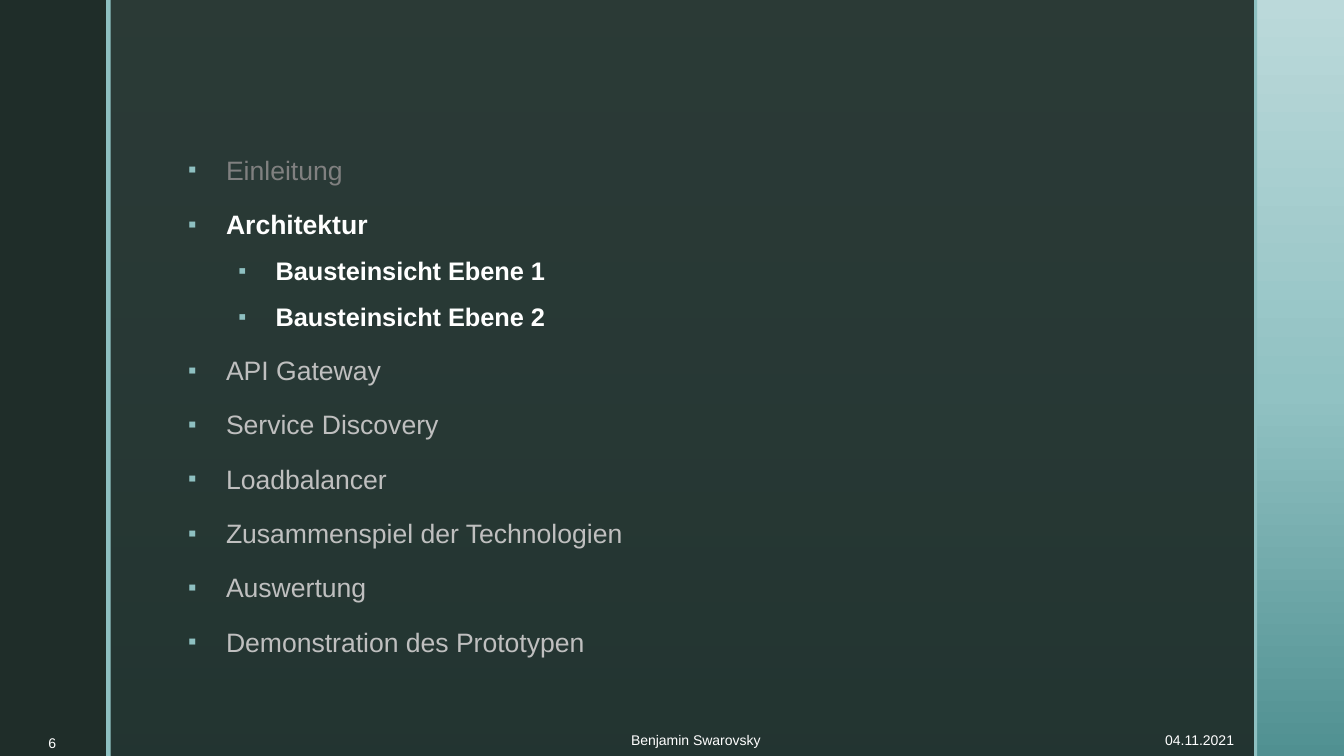
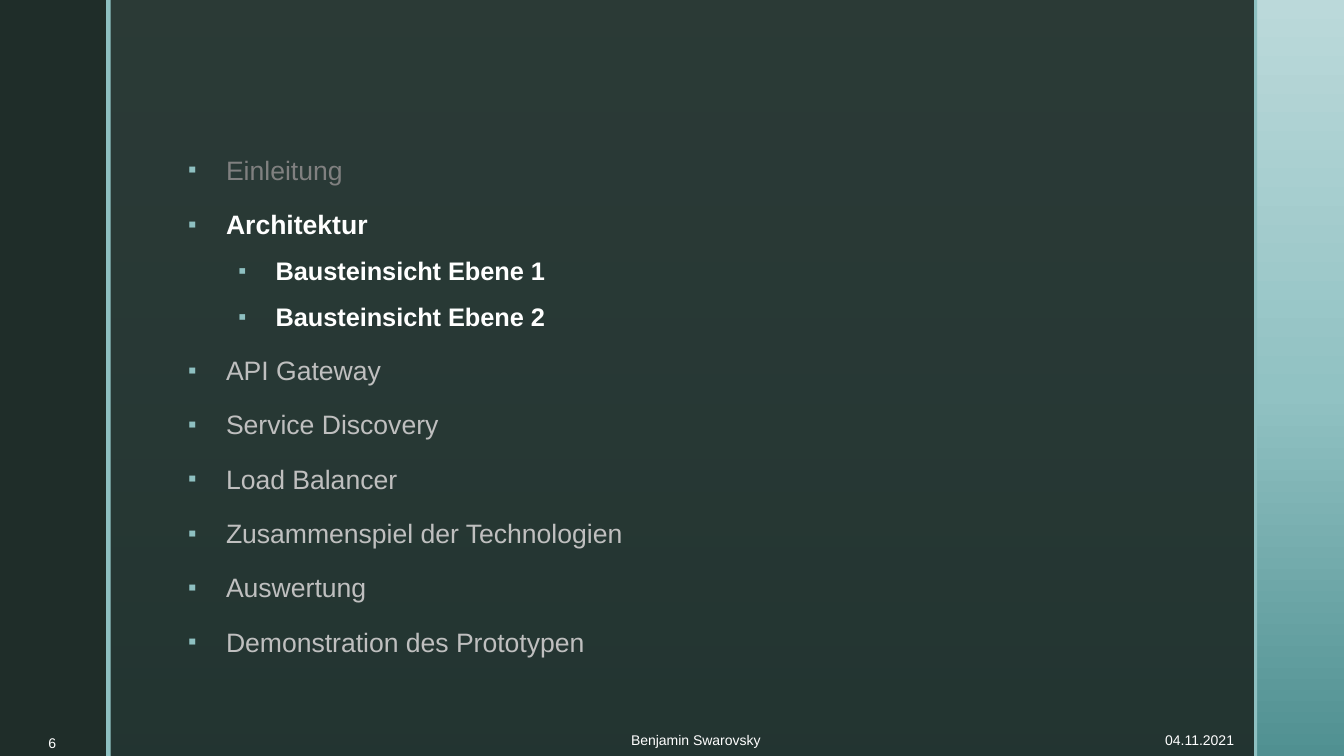
Before and after one commit to BenjaminS01/Abschluss, a slide deck: slide 6 of Vortrag.pptx. Drawn at 1344x756 pixels with LibreOffice and Linux fonts; fonts in the diff are those of the drawing; background and template pictures are left out. Boxes give left, top, right and bottom in pixels: in the first picture for what was removed or moved away, otherwise in the second. Text is boxed around its words. In the diff, an @@ line names an element or a change of style, - is before the commit and + after.

Commit message:
Vortrag Gateway und Load Balancer

```diff
--- a/Vortrag.pptx
+++ b/Vortrag.pptx
@@ text at (226, 469, 397, 489): text changed @@
-▪ Loadbalancer
+▪ Load Balancer
```
Also in this commit, not shown: 3 other slides changed, 3 slides added.
